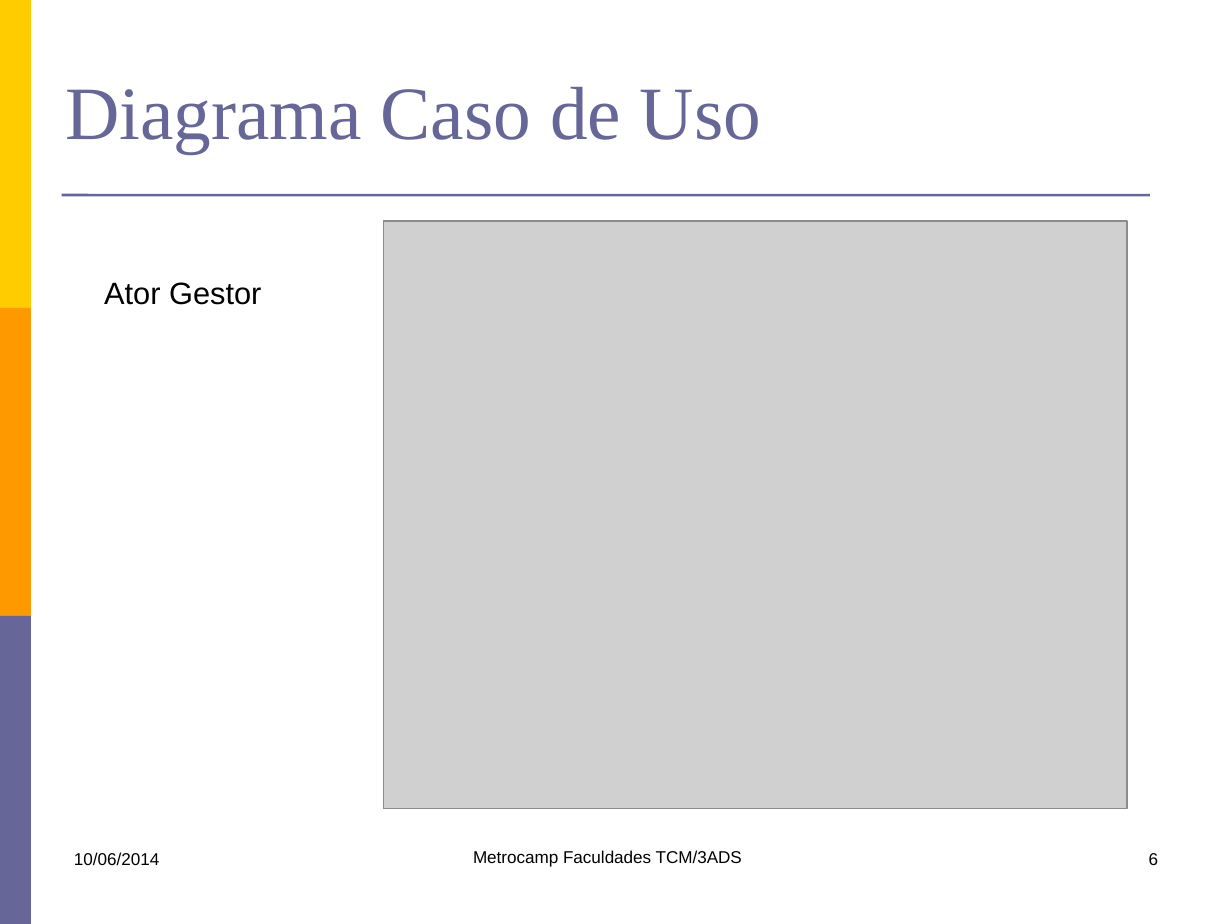
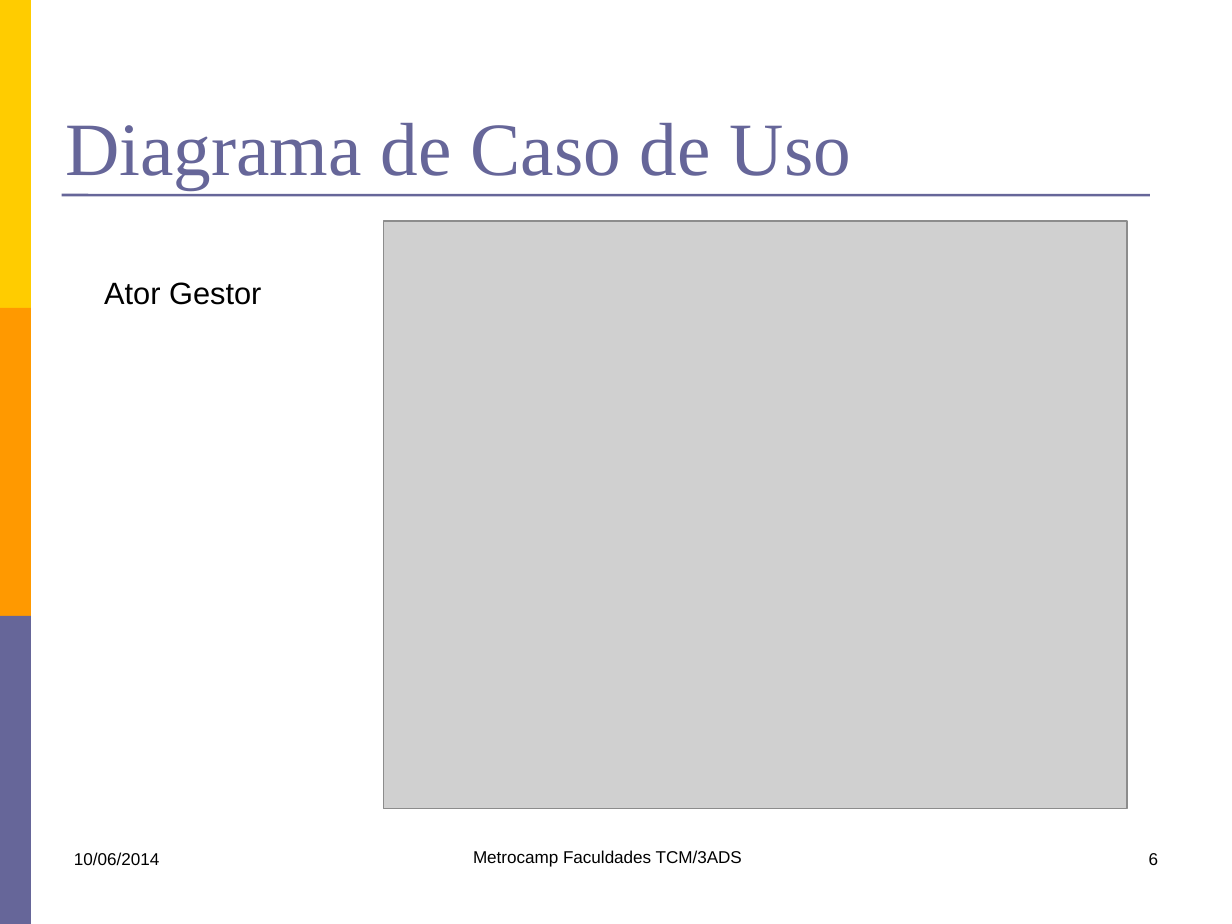
Before and after one commit to lfernandobra/pi5g1s14, a slide deck: slide 6 of documentacao/G5_Apresentacao1sem2014.pptx. Drawn at 1232x924 pixels with LibreOffice and Linux fonts; fonts in the diff are those of the drawing; grey boxes stand for pictures. Boxes give left, top, right and bottom in pixels: in the first picture for what was removed or moved away, otherwise in the second. Text is boxed around its words. In the diff, an @@ line names an element or a change of style, - is before the commit and + after.

Commit message:
Inseri os diagramas de classes e comunicação de Alunos e refinei algumas coisas da apresentação

```diff
--- a/documentacao/G5_Apresentacao1sem2014.pptx
+++ b/documentacao/G5_Apresentacao1sem2014.pptx
@@ title at box(65, 123, 851, 190): text changed @@
-Diagrama Caso de Uso
+Diagrama de Caso de Uso
```
Also in this commit, not shown: 4 other slides changed, 6 slides added.
